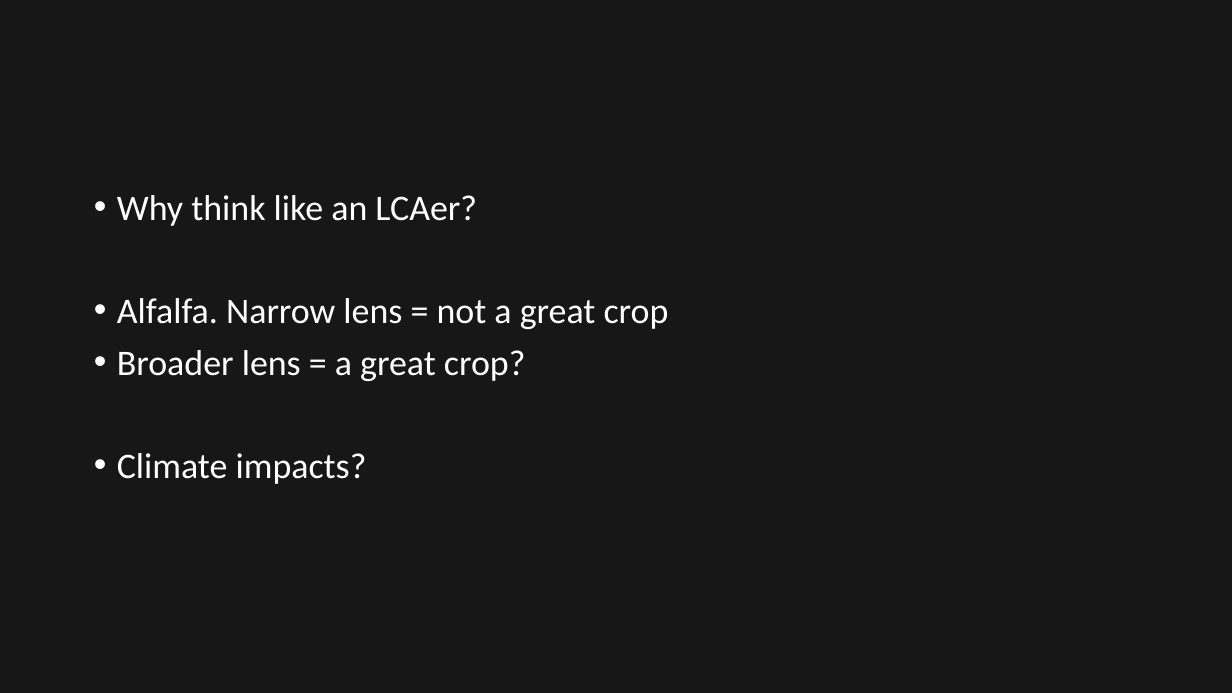
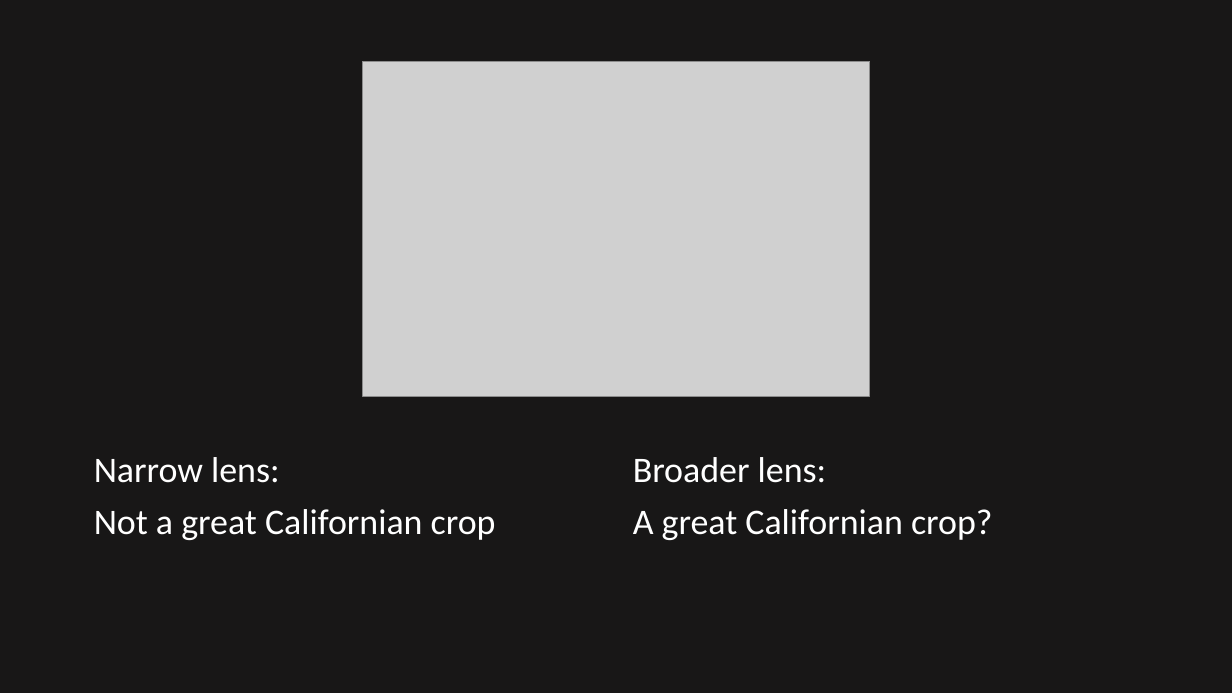
Before and after one commit to vanichols/alfalfa, a slide deck: slide 2 of pres/2023June-ISSTpres-v1.pptx. Drawn at 1232x693 pixels with LibreOffice and Linux fonts; fonts in the diff are those of the drawing; grey boxes stand for pictures. Boxes give left, top, right and bottom in pixels: in the first picture for what was removed or moved away, otherwise in the second. Text is boxed around its words. In the diff, an @@ line names an element or a change of style, - is before the commit and + after.

```diff
--- a/pres/2023June-ISSTpres-v1.pptx
+++ b/pres/2023June-ISSTpres-v1.pptx
@@ picture added at [362, 61, 870, 396] @@
@@ text at [94, 457, 496, 540]: text changed @@
-• Why think like an LCAer?
-• Alfalfa. Narrow lens = not a great crop
-• Broader lens = a great crop?
-• Climate impacts?
+Narrow lens:
+Not a great Californian crop
@@ text added at [633, 457, 992, 540], 28 pt, text #FFFFFF @@
+Broader lens:
+A great Californian crop?
```
Also in this commit, not shown: 4 other slides changed, 10 slides added, 1 slide removed, 13 other files.
